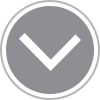
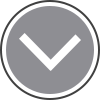
Two versions of the same layered image (100 x 100). Layer-by-layer changes:
painted on "Border" over [0, 0, 100, 100]
